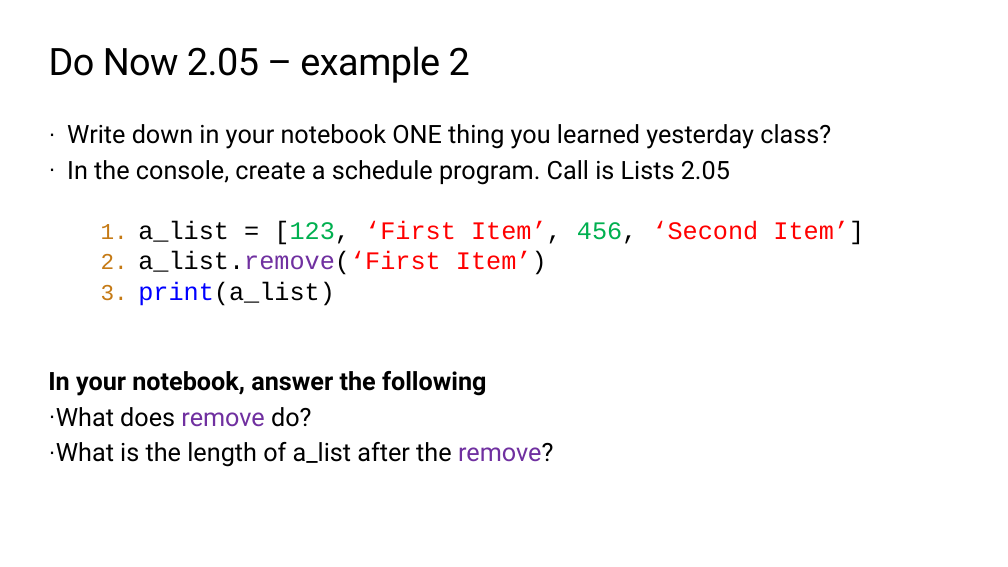
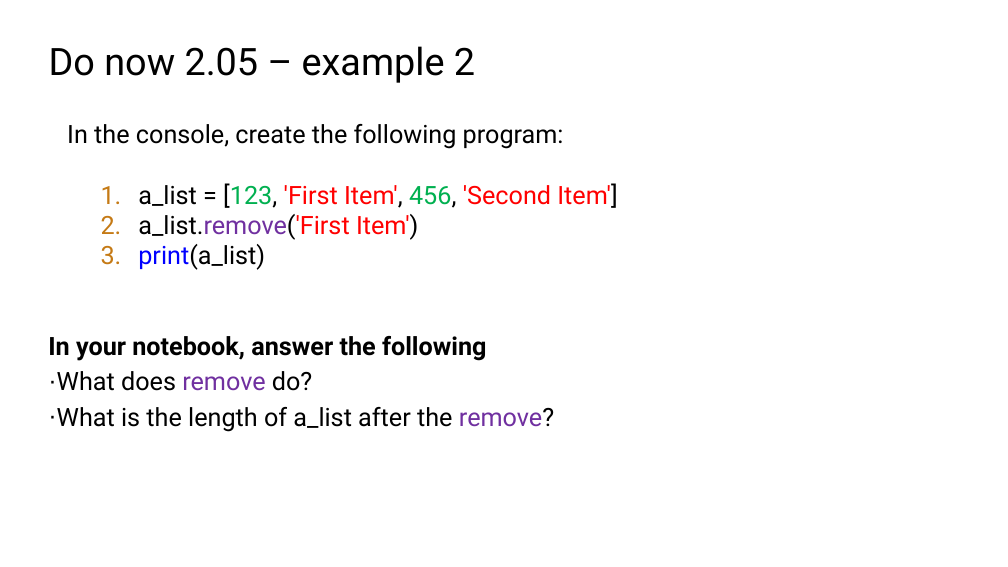
Before and after one commit to TEALSK12/2nd-semester-introduction-to-computer-science, a slide deck: slide 5 of docs/units/2_unit/slidedecks/Intro Python 2.05 TEALS.pptx. Drawn at 1008x567 pixels with LibreOffice and Linux fonts; fonts in the diff are those of the drawing; background and template pictures are left out. Boxes give left, top, right and bottom in pixels: in the first picture for what was removed or moved away, otherwise in the second. Text is boxed around its words. In the diff, an @@ line names an element or a change of style, - is before the commit and + after.

```diff
--- a/docs/units/2_unit/slidedecks/Intro Python 2.05 TEALS.pptx
+++ b/docs/units/2_unit/slidedecks/Intro Python 2.05 TEALS.pptx
@@ title at (49, 46, 475, 83): text changed @@
-Do Now 2.05 – example 2
+Do now 2.05 – example 2
@@ text at (67, 124, 617, 240): text changed @@
-· Write down in your notebook ONE thing you learned yesterday class?
-· In the console, create a schedule program. Call is Lists 2.05
-1. a_list = [123, ‘First Item’, 456, ‘Second Item’]
-2. a_list.remove(‘First Item’)
+In the console, create the following program:
+1. a_list = [123, 'First Item', 456, 'Second Item']
+2. a_list.remove('First Item')
@@ text at (57, 244, 554, 432): font Courier New to Roboto in "print(a_list)"; indent changed @@
```
Also in this commit, not shown: 11 other slides changed, 58 other files.
